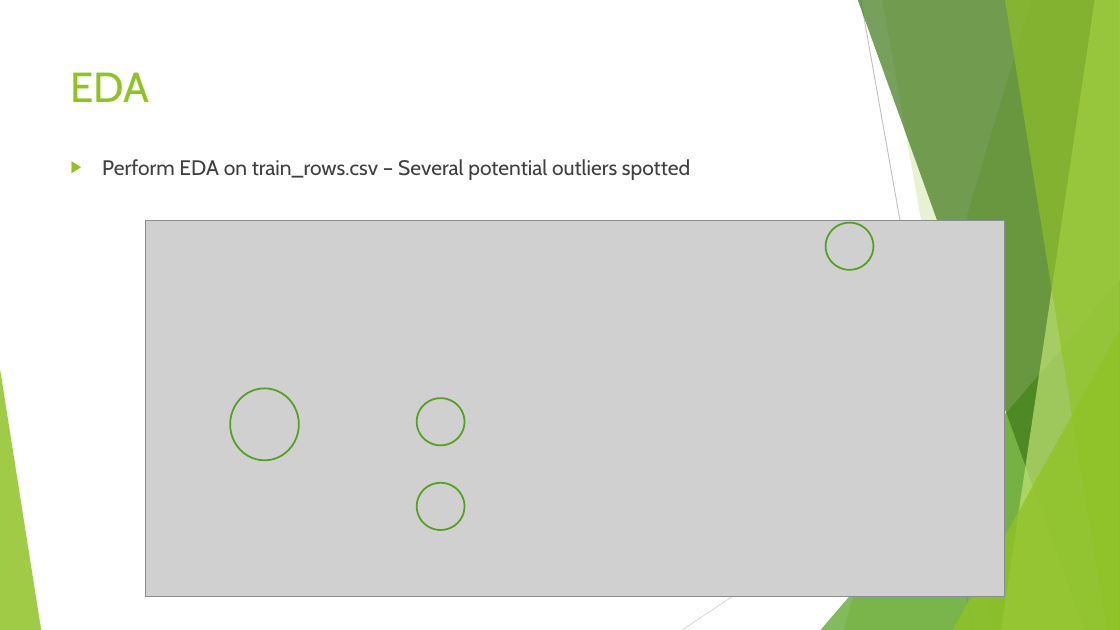
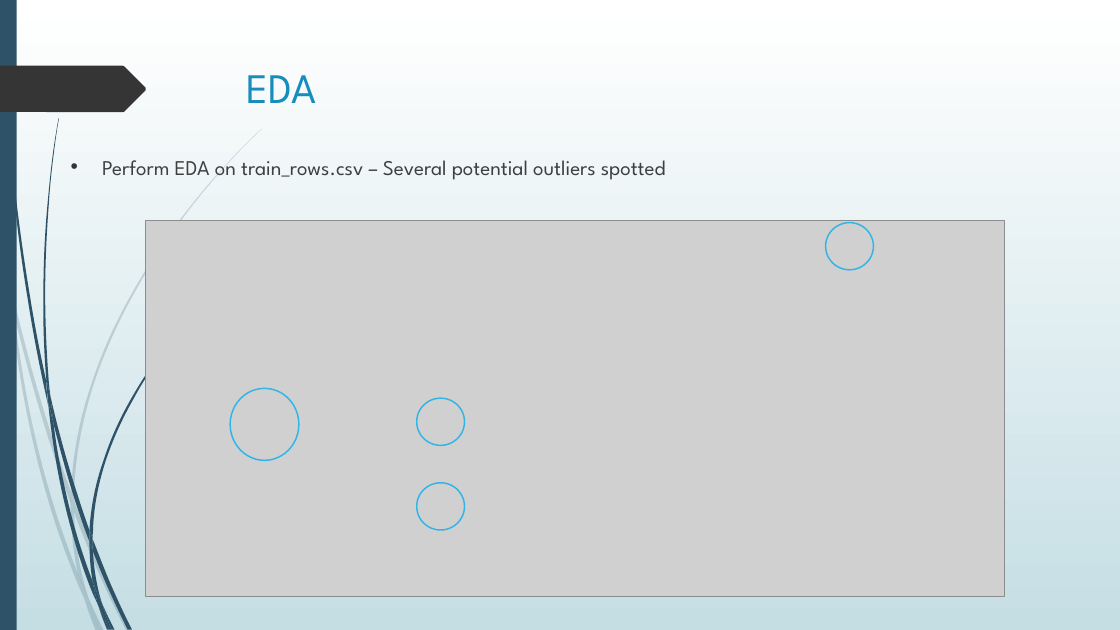
Before and after one commit to phanlinh94/age-prediction-model, a slide deck: slide 7 of Presentation1.pptx. Drawn at 1120x630 pixels with LibreOffice and Linux fonts; fonts in the diff are those of the drawing; grey boxes stand for pictures. Boxes give left, top, right and bottom in pixels: in the first picture for what was removed or moved away, otherwise in the second. Text is boxed around its words. In the diff, an @@ line names an element or a change of style, - is before the commit and + after.

```diff
--- a/Presentation1.pptx
+++ b/Presentation1.pptx
@@ background #FFFFFF to gradient #FFFFFF to #C5DEE5 @@
@@ rectangle added at (0,0,17,630), fill #2E5369 @@
@@ title "EDA": place and size @@
-title "EDA" at (71,72,150,102)
+title "EDA" at (247,75,317,103)
@@ title "EDA" at (247,75,317,103): font Cabin to League Spartan, text colour #90C226 to #178DBB @@
@@ freeform shape added at (0,66,146,112), fill #353535 @@
@@ text "Perform EDA on train_rows.csv – ..." at (102,160,666,180): font Cabin to League Spartan; bullet ▶ to •; bullet colour #90C226 to #353535 @@
@@ outline #54A021 1.5 pt to #31B4E6 1.25 pt in 4 elements at (230,388,299,460), (417,398,465,445), (417,483,465,530), (826,223,874,270) @@
@@ group removed at (0,0,1120,630): 5 freeform shapes, 3 triangles, 2 lines @@
@@ group added at (0,129,262,630): 10 freeform shapes @@
@@ group added at (3,0,218,630): 12 freeform shapes @@
```
Also in this commit, not shown: 9 other slides changed, 2 slides added, 2 other files.
